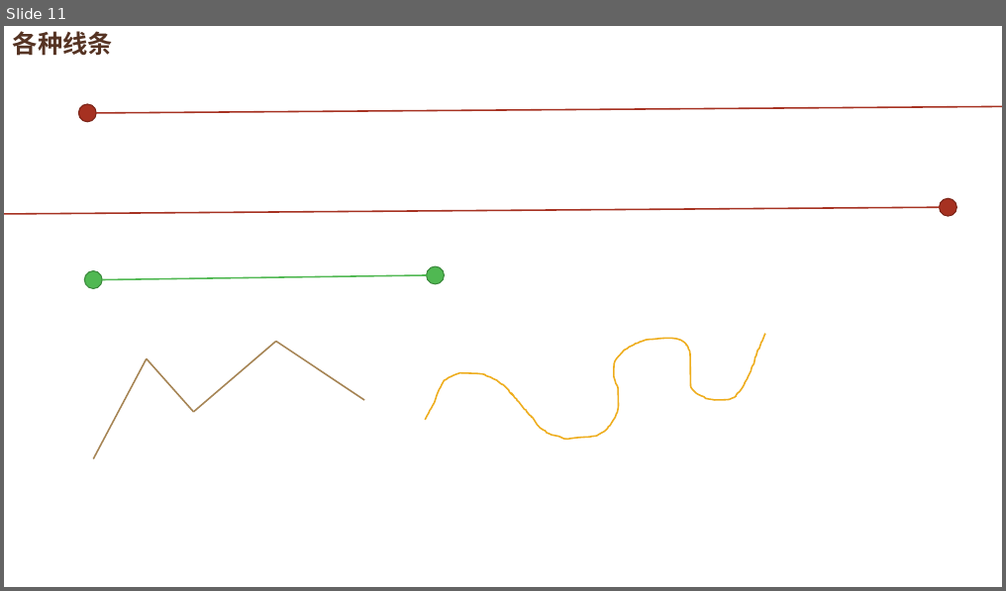
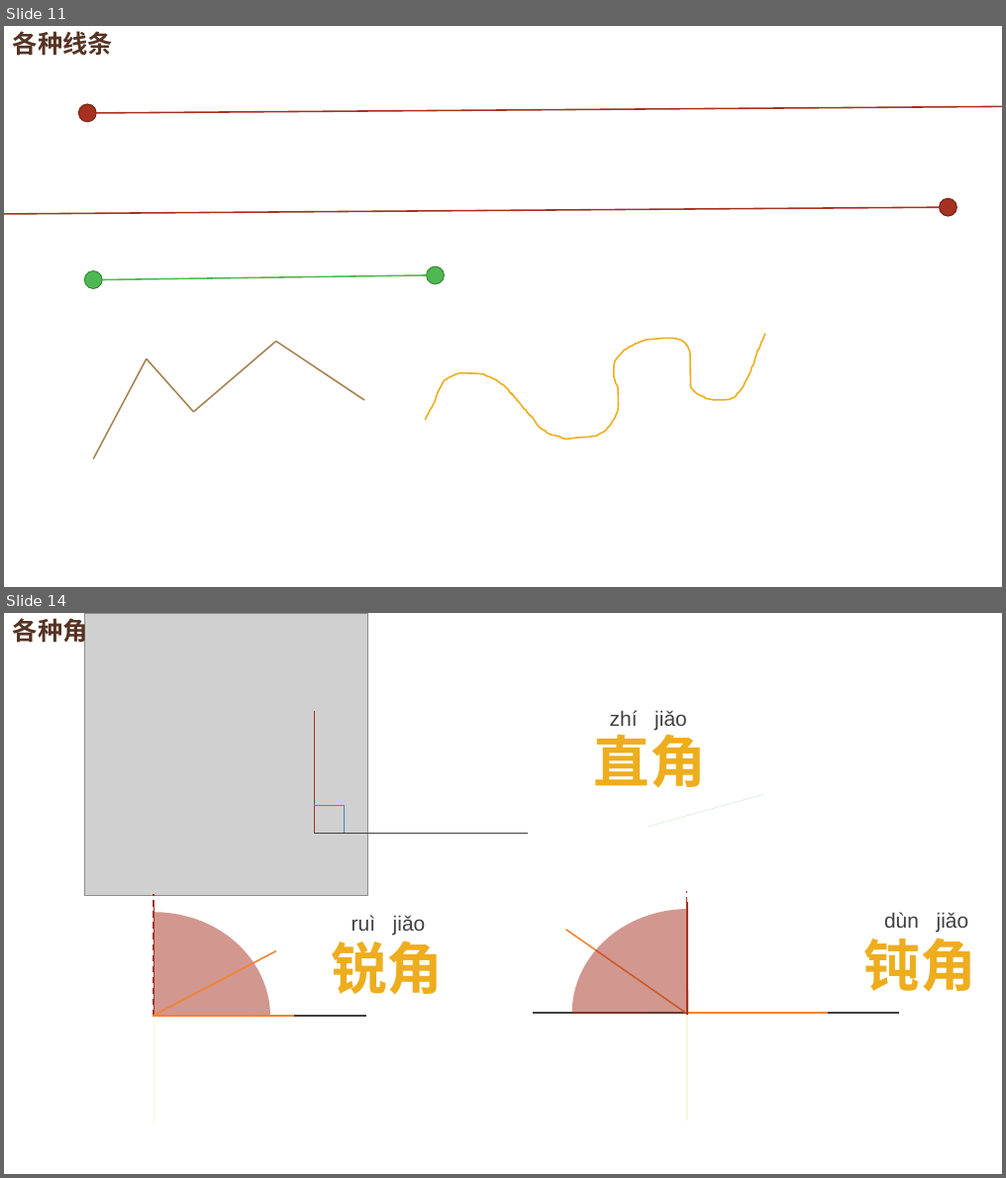
Before and after one commit to lilianfish/fish-, a slide deck: fish课件/每日课外作业(一年级）.pptx. Shown one above the other, each under a label of ours: slide 11 before the commit, slides 11 and 14 after it; the slides between them are not shown. The pictures are 1006x591 and 1006x1178 pixels, drawn with LibreOffice and Linux fonts; fonts in the diff are those of the drawing; grey boxes stand for pictures; background and template pictures are left out. Boxes give left, top, right and bottom in pixels: in the first picture for what was removed or moved away, otherwise in the second. Text is boxed around its words. In the diff, an @@ line names an element or a change of style, - is before the commit and + after.

```diff
--- a/fish课件/每日课外作业(一年级）.pptx
+++ b/fish课件/每日课外作业(一年级）.pptx
@@ slide 14 added at [4,613,1002,1174], background picture (left out) @@
@@ text added at [13,614,88,647], 24 pt, text #553323, bold @@
+各种角
@@ picture added at [85,613,368,896] @@
@@ line added from (315, 833) to (315, 711), #A63121 1.5 pt @@
@@ pie slice (boxed as its full ellipse) added at [526,718,768,936], fill #50B852 @@
@@ text added at [594,726,706,788], 54 pt, text #EEAD1D, bold @@
+直角
@@ text added at [610,710,687,730], 20 pt, text #404040 @@
+zhí jiǎo
@@ line added from (315, 805) to (344, 805), #318DCB 0.5 pt @@
@@ line added from (344, 805) to (344, 833), #318DCB 0.5 pt @@
@@ line added from (315, 833) to (528, 833), #404040 1.5 pt @@
@@ line added from (153, 1016) to (153, 894), #A63121 1.5 pt dashed @@
@@ line added from (154, 1112) to (154, 905), #A63121 1.5 pt @@
@@ pie slice (boxed as its full ellipse) added at [572,909,805,1118], fill #A63121 at 50% opacity @@
@@ line added from (687, 1014) to (687, 891), #A63121 1.5 pt dashed @@
@@ line added from (687, 1109) to (687, 903), #A63121 1.5 pt @@
@@ pie slice (boxed as its full ellipse) added at [37,912,269,1121], fill #A63121 at 50% opacity @@
@@ text added at [331,933,443,995], 54 pt, text #EEAD1D, bold @@
+锐角
@@ text added at [351,915,426,935], 20 pt, text #404040 @@
+ruì jiǎo
@@ line added from (686, 1014) to (566, 930), #F28330 1.5 pt @@
@@ text added at [864,930,976,992], 54 pt, text #EEAD1D, bold @@
+钝角
@@ text added at [884,912,969,932], 20 pt, text #404040 @@
+dùn jiǎo
@@ line added from (152, 1016) to (276, 952), #F28330 1.5 pt @@
@@ line added from (152, 1017) to (366, 1017), #404040 1.5 pt @@
@@ line added from (152, 1016) to (294, 1016), #F28330 1.5 pt @@
@@ line added from (154, 1124) to (154, 1017), #F0FCD9 1.5 pt @@
@@ line added from (533, 1014) to (899, 1014), #404040 1.5 pt @@
@@ line added from (686, 1014) to (828, 1014), #F28330 1.5 pt @@
@@ line added from (687, 1121) to (687, 1015), #F0FCD9 1.5 pt @@
```
Also in this commit, not shown: 2 other slides added.
